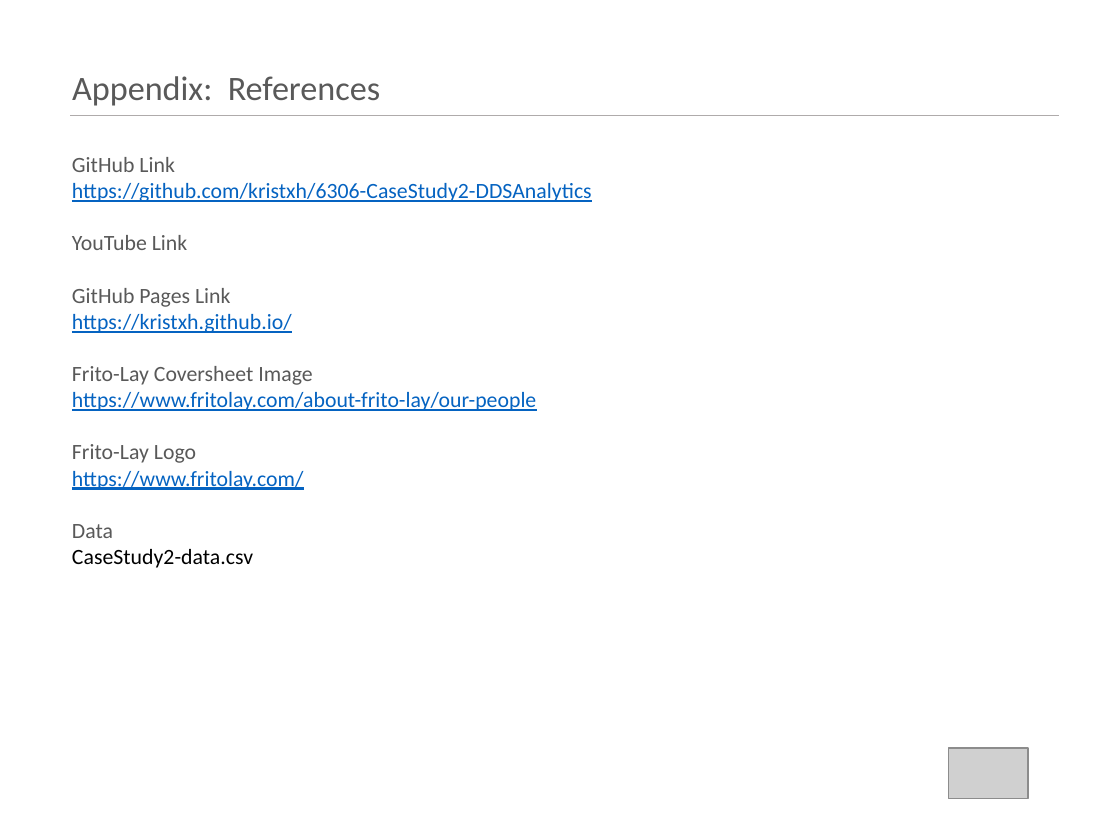
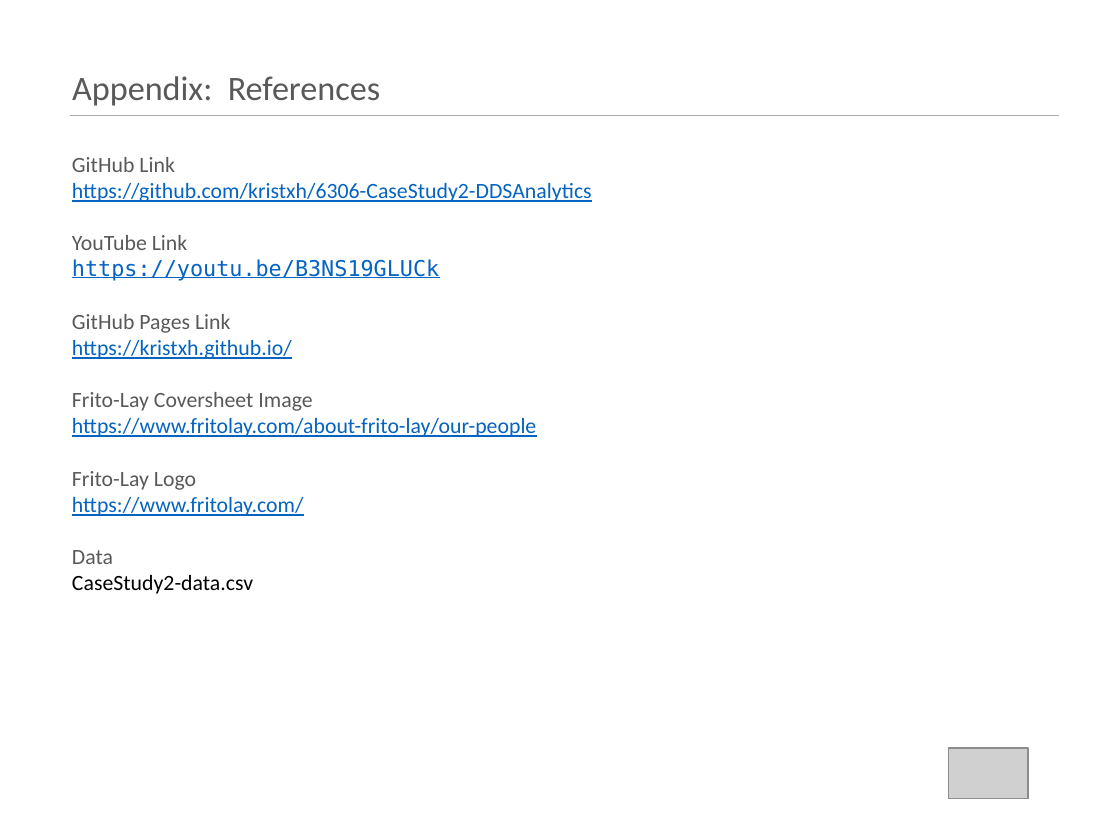
Before and after one commit to kristxh/6306-CaseStudy2-DDSAnalytics, a slide deck: slide 15 of kristi_herman_case_study_2_DDSAnalytics.pptx. Drawn at 1120x840 pixels with LibreOffice and Linux fonts; fonts in the diff are those of the drawing; grey boxes stand for pictures. Boxes give left, top, right and bottom in pixels: in the first picture for what was removed or moved away, otherwise in the second. Text is boxed around its words. In the diff, an @@ line names an element or a change of style, - is before the commit and + after.

```diff
--- a/kristi_herman_case_study_2_DDSAnalytics.pptx
+++ b/kristi_herman_case_study_2_DDSAnalytics.pptx
@@ text at (x1=72, y1=259, x2=439, y2=281): paragraph added @@
+https://youtu.be/B3NS19GLUCk
```
Also in this commit, not shown: 4 other slides changed.
